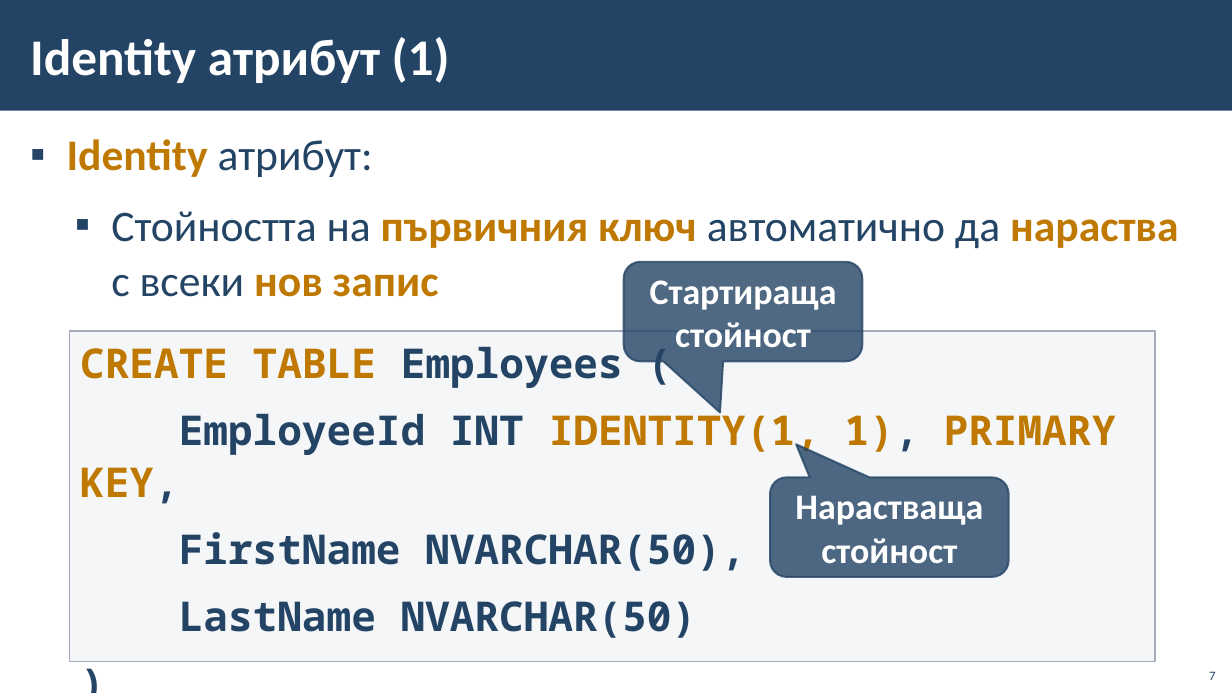
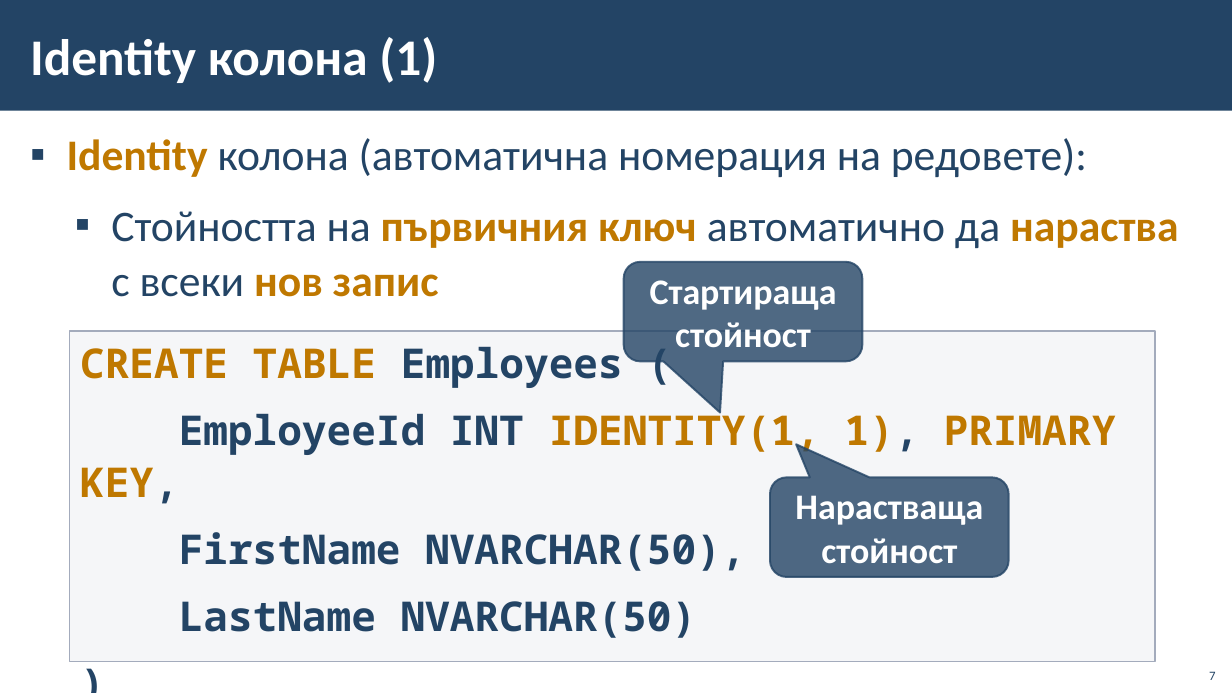
Before and after one commit to BG-IT-Edu/School-Programming, a slide deck: slide 7 of Courses/Software-Sciences/Module-3-Databases-New/07-Modeling-Databases/06-Modeling-Databases.pptx. Drawn at 1232x693 pixels with LibreOffice and Linux fonts; fonts in the diff are those of the drawing; background and template pictures are left out. Boxes give left, top, right and bottom in pixels: in the first picture for what was removed or moved away, otherwise in the second. Text is boxed around its words. In the diff, an @@ line names an element or a change of style, - is before the commit and + after.

```diff
--- a/Courses/Software-Sciences/Module-3-Databases-New/07-Modeling-Databases/06-Modeling-Databases.pptx
+++ b/Courses/Software-Sciences/Module-3-Databases-New/07-Modeling-Databases/06-Modeling-Databases.pptx
@@ title at box(30, 37, 437, 83): text changed @@
-Identity атрибут (1)
+Identity колона (1)
@@ text at box(67, 138, 1087, 177): text changed; text colour #BF7800 to #234465; bold off @@
-▪ Identity атрибут:
+▪ Identity колона (автоматична номерация на редовете):
```
Also in this commit, not shown: 20 other slides changed, 1 slide added, 1 other file.
